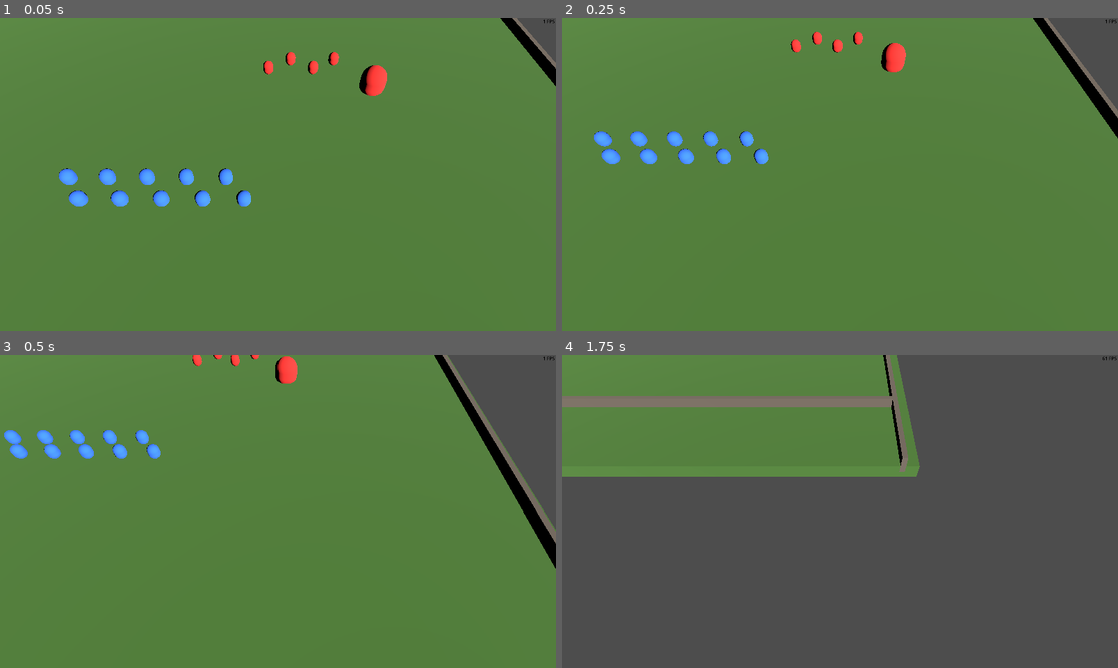
Above: before the commit, frames 1-4 (two rows, left to right).
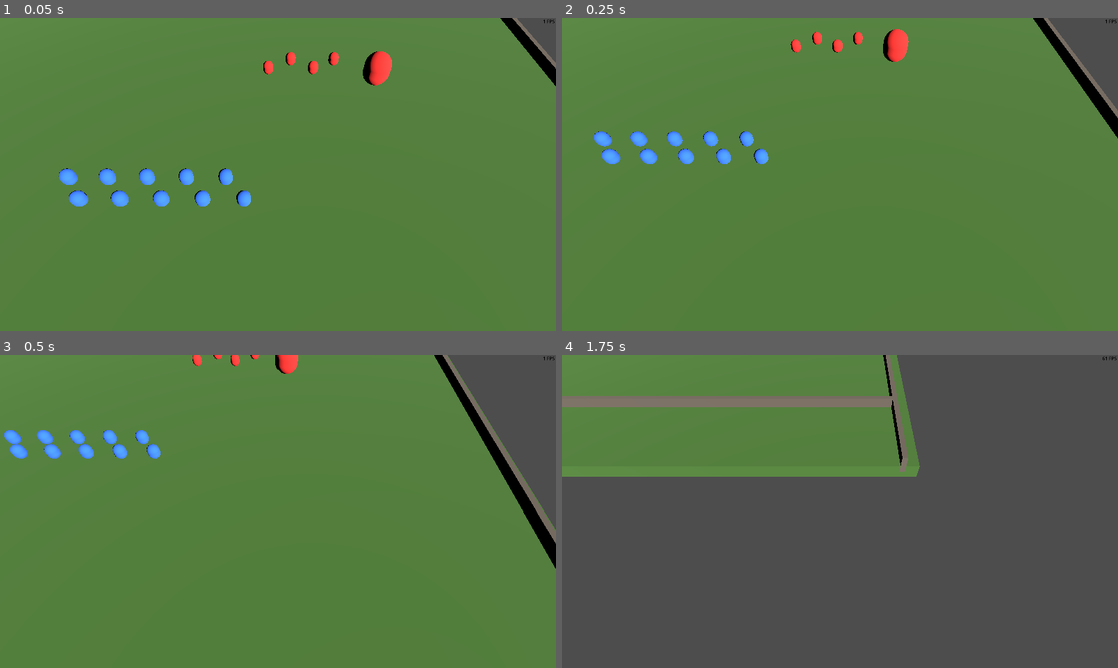
Above: after the commit, the same moments.

Repository: wolfy03/godot_rts
Game: Godot game, scene res://levels/test_level/test_level.tscn
Two runs of this game, one before a commit and one after it. Both use one fixed random seed, a clock stepped at 60 frames per second and the inputs below.
Inputs (mouse positions are in pixels of both pictures, inside the frame that each line leads up to):
- Up to frame 1 (0.05 s): no input
- Up to frame 2 (0.25 s): no input
- Up to frame 3 (0.5 s): no input
- Up to frame 4 (1.75 s): move the mouse to (962, 495) at 0.52 s; tap Shift (Keep Units Selected) at 0.6 s; move the mouse to (728, 527) at 1.27 s; tap S (Move Camera Down) at 1.35 s

The runs differ from the first frame. In frame 1, 0.5% of the frame differs, in the area x 64-71%, y 10-25%; in frame 2, 0.4%; in frame 3, 0.2%; in frame 4, nothing differs.

Commit message:
우클릭 이동 오류 수정

Diff:
--- a/input/unit_commands/move_command_handle.gd
+++ b/input/unit_commands/move_command_handle.gd
@@ -10,7 +10,8 @@
 var _arrived_units: Dictionary = {}
 
 func _ready():
-	_sphere = collision_shape.shape
+	_sphere = collision_shape.shape.duplicate()
+	collision_shape.shape = _sphere
 	_sphere.radius = 0.45
 
 	body_entered.connect(_on_body_entered)
@@ -47,21 +48,26 @@
 
 	return false
 
-func move_selected_units(
-	selected_units: Dictionary,
-	click_position: Vector3,
-	attack_move: bool
-):
-	global_position = click_position
+func move_selected_units(selected_units: Dictionary,
+						 click_position: Vector3,
+						 attack_move: bool):
+	position = click_position
 	_selected_units = selected_units.duplicate()
 
-	var top_left: Vector3 = Vector3.INF
-	var bottom_right: Vector3 = -Vector3.INF
+	var top_left: Vector3 = Vector3.ZERO
+	var bottom_right: Vector3 = Vector3.ZERO
+	var first_unit: bool = true
 
 	for unit: Unit in _selected_units.values():
 		unit.tree_exiting.connect(_remove_dead_unit.bind(unit))
 
 		var pos = unit.global_position
+
+		if first_unit:
+			top_left = pos
+			bottom_right = pos
+			first_unit = false
+			continue
 
 		if pos.x < top_left.x:
 			top_left.x = pos.x
@@ -73,18 +79,23 @@
 			bottom_right.z = pos.z
 
 	var selection_center = (bottom_right + top_left) / 2
-	selection_center.y = global_position.y
-	var center_click_diff = (selection_center - global_position).length()
-	_click_is_inside = center_click_diff < (bottom_right - top_left).length()
+	selection_center.y = click_position.y
+	var center_click_diff = (selection_center - click_position).length()
+
+	var box_length = 0.0
+	if not first_unit:
+		box_length = (bottom_right - top_left).length()
+
+	_click_is_inside = center_click_diff < box_length
 
 	for unit: Unit in _selected_units.values():
 		var target_unit_pos: Vector3
 
 		if _click_is_inside:
-			target_unit_pos = global_position
+			target_unit_pos = click_position
 		else:
-			target_unit_pos = global_position + unit.global_position - selection_center
-			target_unit_pos.y = global_position.y
+			target_unit_pos = click_position + unit.global_position - selection_center
+			target_unit_pos.y = click_position.y
 
 		var data: MoveState.MoveCommandData = MoveState.MoveCommandData.new()
 		data.target_position = target_unit_pos
--- a/levels/test_level/test_level.tscn
+++ b/levels/test_level/test_level.tscn
@@ -108,5 +108,5 @@
 collision_mask = 3
 
 [node name="BigEnemy" parent="EnemiesContainer" unique_id=320224853 instance=ExtResource("4_qrnxu")]
-transform = Transform3D(2.4, 0, 0, 0, 2.4, 0, 0, 0, 2.4, 11, 0, -4)
+transform = Transform3D(2.4, 0, 0, 0, 2.4, 0, 0, 0, 2.4, 11, 1, -4)
 collision_mask = 3
--- a/units/base_units/base_enemy.tscn
+++ b/units/base_units/base_enemy.tscn
@@ -1,21 +1,21 @@
-[gd_scene load_steps=3 format=3 uid="uid://c4weaod0hg5p3"]
+[gd_scene format=3 uid="uid://c4weaod0hg5p3"]
 
 [ext_resource type="PackedScene" uid="uid://dr3dx0phgxkof" path="res://units/base_units/base_unit.tscn" id="1_n8a56"]
 
 [sub_resource type="StandardMaterial3D" id="StandardMaterial3D_enemy"]
 albedo_color = Color(0.92, 0.16, 0.14, 1)
 
-[node name="BaseEnemy" instance=ExtResource("1_n8a56")]
+[node name="BaseEnemy" unique_id=210999099 instance=ExtResource("1_n8a56")]
 collision_layer = 4
 
-[node name="UnitMesh" parent="." index="1"]
+[node name="UnitMesh" parent="." index="1" unique_id=53847988]
 material_override = SubResource("StandardMaterial3D_enemy")
 
-[node name="AttackRangeArea" parent="." index="4"]
+[node name="AttackRangeArea" parent="." index="4" unique_id=1640689622]
 collision_mask = 2
 
-[node name="AttackLeashRangeArea" parent="." index="5"]
+[node name="AttackLeashRangeArea" parent="." index="5" unique_id=1789702850]
 collision_mask = 2
 
-[node name="EnemyDetectionArea" parent="." index="6"]
+[node name="EnemyDetectionArea" parent="." index="6" unique_id=1918316980]
 collision_mask = 2
--- a/units/big_enemy.tscn
+++ b/units/big_enemy.tscn
@@ -3,7 +3,7 @@
 [ext_resource type="PackedScene" uid="uid://c4weaod0hg5p3" path="res://units/base_units/base_enemy.tscn" id="1_kdlj3"]
 
 [node name="BigEnemy" unique_id=77647107 instance=ExtResource("1_kdlj3")]
-scale = Vector3(2.4, 2.4, 2.4)
+transform = Transform3D(2.4, 0, 0, 0, 2.4, 0, 0, 0, 2.4, 0, 0, 0)
 max_health = 10000
 
 [node name="NavigationAgent" parent="." index="3" unique_id=98110127]
